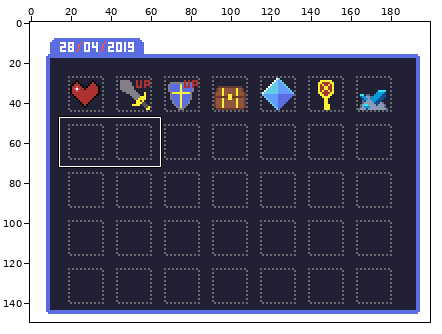
Edited in one commit: sprite sheet (Daily/2019_04_28.png). The first picture is a wide view before the edit; the outline marks the close-up.
Close-up. As it was:
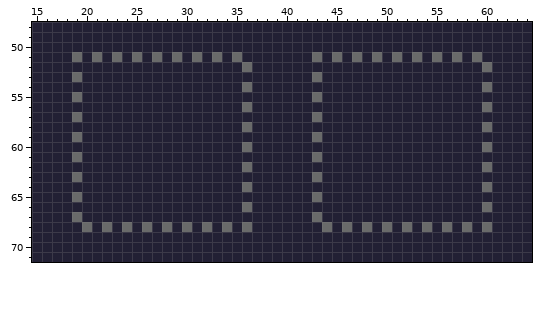
The file is 200x150 pixels. Colours within 5 levels of each other are drawn and written as one. Shown: x 15..64, y 48..71.
The result:
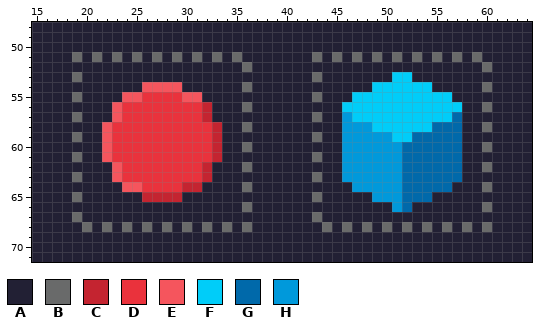
Palette (. is transparent): A #222034  B #696a6a  C #c42430  D #ea323c  E #f5555d  F #00cdf9  G #0069aa  H #0099db
Changes in this commit:
Changed rows in their new state; - is an unchanged pixel.
first column x 22:
53 -----------------------------FF-----
54 ----EEEE-------------------FFFFFF---
55 --EEDDDDEE---------------FFFFFFFFFF-
56 -EDDDDDDDDC-------------FFFFFFFFFFFF
57 -EDDDDDDDDC-------------HFFFFFFFFFFG
58 EDDDDDDDDDDC------------HHHFFFFFFGGG
59 EDDDDDDDDDDC------------HHHHHFFGGGGG
60 EDDDDDDDDDDC------------HHHHHHGGGGGG
61 EDDDDDDDDDDC------------HHHHHHGGGGGG
62 -EDDDDDDDDC-------------HHHHHHGGGGGG
63 -EDDDDDDDDC-------------HHHHHHGGGGGG
64 --EEDDDDCC---------------HHHHHGGGGG-
65 ----CCCC-------------------HHHGGG---
66 -----------------------------HG-----
Changed places in both close-ups, as pixel boxes (x1, y1, x2, y2):
changed: (342, 72, 462, 212)
changed: (102, 82, 222, 202)
